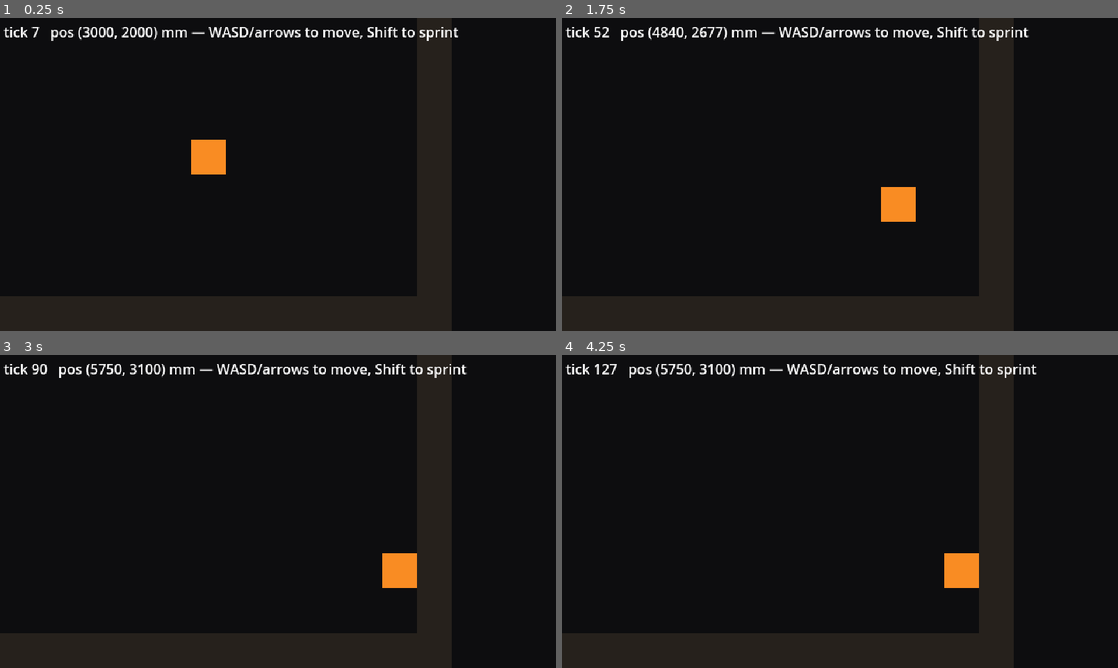
Above: before the commit, frames 1-4 (two rows, left to right).
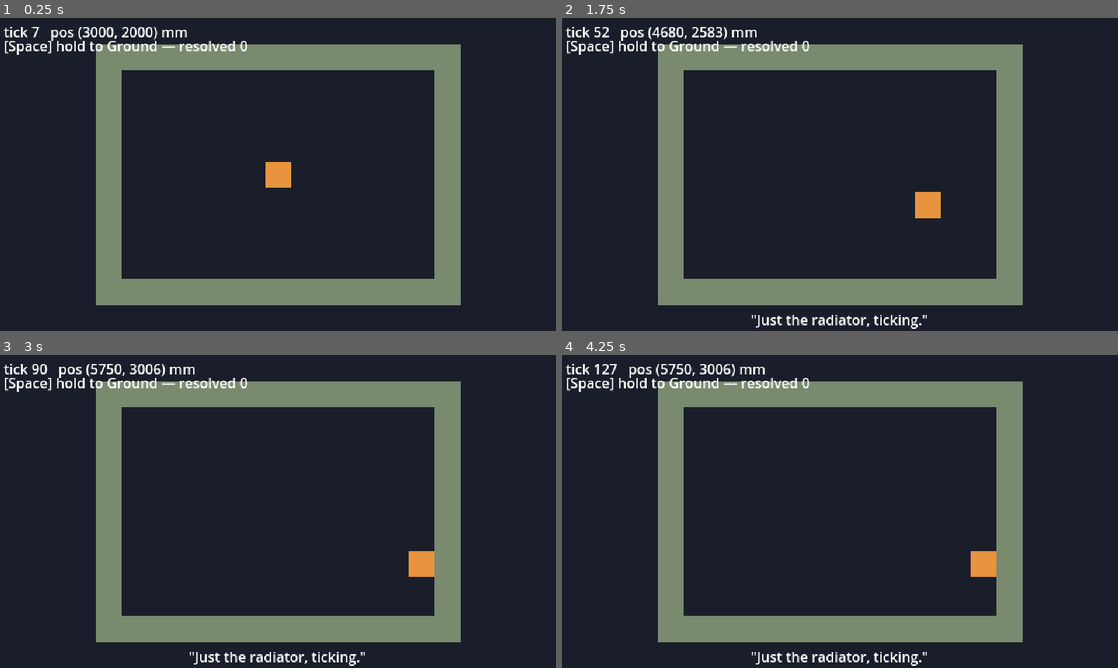
Above: after the commit, the same moments.

Repository: DanielDmas/Afterimage
Game: Godot game, scene res://scenes/main.tscn
The game is run twice, just before and just after one commit, with the same random seed, the same clock (stepped at 60 frames per second) and the same inputs.
Inputs:
- Up to frame 1 (0.25 s): no input
- Up to frame 2 (1.75 s): hold Right (move_right) 0.53-1.28 s; hold Shift (sprint) 0.53-1.28 s; tap Space (ground, bound only after the commit) at 0.8, 1.35 s; hold Down (move_down) from 1.28 s (still down); tap Shift (sprint) at 1.55 s
- Up to frame 3 (3 s): release Down (move_down) at 2.03 s; hold Right (move_right) 2.03-2.78 s; hold Shift (sprint) 2.03-2.78 s; tap Space (ground, bound only after the commit) at 2.3, 2.85 s; hold Up (move_up) from 2.78 s (still down)
- Up to frame 4 (4.25 s): tap Shift (sprint) at 3.05 s; release Up (move_up) at 3.53 s; hold Left (move_left) from 3.53 s (still down); hold Shift (sprint) from 3.53 s (still down); tap Space (ground, bound only after the commit) at 3.8 s

The runs differ from the first frame. In frame 1, 90% of the frame differs, in the area x 0-100%, y 0-100%; in frame 2, 90%; in frame 3, 91%; in frame 4, 91%.

Commit message:
The thesis demo: percept seam flip, Ground verb, scripted drift + reveal
Executes the post-arc review's P1/P2/P3 plan:

P1: CI now lints scenes/; export-web.yml triggers on main too; added a
real placeholder icon (Pillow-generated, palette-anchor colors only).

P2: scenes/main.gd now renders via TruthSim.capture_percept_snapshot()
-> PerceptRenderer.render(), never raw truth directly - the percept
seam is structurally correct before any distortion needed to exist to
prove it.

P3: a new DriftEncounter class (src/integration/, pure logic, 7 new
unit tests) drives one scripted SubtitleDrift - PrologueStub's own Cold
Open beat, reused rather than reinvented - triggered by proximity, that
self-corrects on Ground or discloses anyway after a timeout (Charter
rule 5: no secret permanent gaslighting). The Ground verb is wired end
to end (project.godot never declared the action at all; added +
bound at runtime like Stage 1's movement keys). Every InputFrame is now
recorded into a real ReplayLog, which backs a genuine ReplayTheater
re-simulation of the whole session for the reveal panel - the first
time that mechanism has run against a long freely-played session rather
than a short fixed one. Also fixes a real bug: Stage 1's wall color was
mislabeled "carbon paper" in its own comment - recomputed all scene
colors from ThemePalette's actual hex anchors.

543 tests total. Deliberately deferred (per the review's own P4/P5
ordering): AI actor, OpFactory/content-pipeline auditor, dialogue
runtime, corpus re-point, settings persistence, touch/gamepad input.

Diff:
--- a/project.godot
+++ b/project.godot
@@ -30,7 +30,7 @@
 run/main_scene="res://scenes/main.tscn"
 config/features=PackedStringArray("4.3", "GL Compatibility")
 boot_splash/show_image=false
-config/icon=""
+config/icon="res://icon.png"
 
 [display]
 
--- a/scenes/main.gd
+++ b/scenes/main.gd
@@ -1,29 +1,25 @@
-## The first genuinely playable slice: a real graybox room driven by the
-## actual TruthSim (src/sim/, Pass 3-7) with live rendering wired directly
-## to its tick-perfect simulation — nothing here is a stand-in. Movement +
-## collision is the safest, most heavily-tested slice to expose first
-## (CollisionGrid/SweptCollision/TruthSim already carry 150+ passing unit
-## tests); combat, AI, the Mind Model, and distortions are deliberately
-## not wired into this first playable scene — the same "prove the one
-## thing that matters, don't overreach" discipline this codebase has used
-## pass over pass. The room layout mirrors tests/fixtures/graybox_room.gd
-## (Pass 7's own graybox room) rather than importing it directly — a
-## runtime scene depending on the test tree would be backwards, so the
-## handful of lines are duplicated here instead.
+## The first playable slice, developed in two stages. Stage 1 (see
+## docs/dev_log.md's "First playable scene" entry) proved a real graybox
+## room driven by the actual TruthSim would run in a browser at all.
+## Stage 2 (this revision, "the thesis demo" — docs/review_and_forward_plan.md
+## P2/P3) closes the gaps that review found: the percept/truth seam is
+## respected (rendering reads TruthSim.capture_percept_snapshot() through
+## PerceptRenderer, never raw truth, so distortions have somewhere to
+## attach), the Ground verb is wired end to end, one real scripted
+## SubtitleDrift (DriftEncounter, src/integration/) fires on proximity and
+## self-corrects on Ground, every InputFrame is recorded into a real
+## ReplayLog, the EventBus is actually passed to TruthSim and subscribed
+## to, and the disclosure at the end is backed by a genuine ReplayTheater
+## re-simulation of the whole recorded session — not a cosmetic mockup.
 ##
-## This is the project's first Node-derived script and first .tscn scene.
-## Every prior pass avoided the scene tree entirely (Pass 19's dev_log
-## entry: no local Godot editor exists in this authoring sandbox to
-## visually verify one against). That constraint hasn't changed — this
-## still can't be visually verified here — but every Godot API used below
-## was checked against the real Godot 4.3 class docs (docs.godotengine.org,
-## reachable from this sandbox even though the engine binary and export
-## templates are not) before being used, the same "verify externally
-## before porting/using" discipline this project has applied to arithmetic
-## since Pass 1. What can't be verified locally gets verified for real via
-## the exported web build instead — the same "fix forward from a real
-## environment this sandbox lacks" pattern every truly-untestable piece of
-## this codebase has followed, just substituting "a browser" for "CI."
+## Every Godot API here was checked against the real 4.3 class docs before
+## use (docs.godotengine.org, reachable from this sandbox even though the
+## engine binary/export templates are not) — see the dev_log entry for the
+## specific facts verified this way (renderer requirement, self-contained
+## export template path, etc.) and Stage 2's own entry for this revision's
+## additions (String.join()'s real PackedStringArray-only signature —
+## Pass 19 avoided it for lack of verification, not because it's wrong;
+## Control/ColorRect/InputMap.add_action() APIs).
 extends Node2D
 
 const CELL_SIZE_MM: int = 500
@@ -32,61 +28,110 @@
 const PLAYER_RADIUS_MM: int = 250
 const PLAYER_START: Vector2i = Vector2i(3000, 2000)
 
-const PX_PER_MM: float = 0.08  # a 6000x4000mm room -> 480x320px, fits the 640x360 viewport
+## World mm -> screen px. Chosen so the room's full rendered extent,
+## including its perimeter walls (7000x5000mm), fits inside the 640x360
+## logical viewport (project.godot's window/stretch/mode="viewport") with
+## visible margin for HUD text: 7000*0.06=420px, 5000*0.06=300px.
+const PX_PER_MM: float = 0.06
 const TICK_SECONDS: float = 1.0 / 30.0
 const _BASE_TEXTURE_SIZE_PX: int = 8
 
-const _WALL_COLOR: Color = Color(0.15, 0.13, 0.11)  # art_direction §5: carbon paper
-const _PLAYER_COLOR: Color = Color(0.98, 0.55, 0.14)  # art_direction §5: sodium orange
-const _BG_COLOR: Color = Color(0.05, 0.05, 0.06)
+## Centers the room's rendered extent in the 640x360 viewport (see
+## PX_PER_MM's own comment for the arithmetic this satisfies).
+const WORLD_OFFSET_PX: Vector2 = Vector2(140, 60)
+
+const VIEWPORT_SIZE_PX: Vector2 = Vector2(640, 360)
+
+## These four are ThemePalette's own art_direction.md §5 anchors, hand-
+## converted from their hex source to float RGB rather than called via
+## ThemePalette.color() — GDScript const initializers can't call static
+## methods (see acute_stress_state.gd's own note on this, "consts can't
+## call statics"), and this file's own established pattern is to hardcode
+## the already-const-safe Color(r,g,b) form rather than risk an unverified
+## const-folding edge case for a cosmetic value. Recomputed directly from
+## ThemePalette's hex strings (verified against them, not eyeballed).
+const _WALL_COLOR: Color = Color(0.478, 0.545, 0.435)  # municipal_green (§5)
+const _PLAYER_COLOR: Color = Color(0.91, 0.58, 0.251)  # sodium_orange (§5)
+const _BG_COLOR: Color = Color(0.102, 0.118, 0.165)  # night_base (§5)
+const _PANEL_BG_COLOR: Color = Color(0.102, 0.118, 0.165, 0.92)  # night_base (§5), translucent
+const _PANEL_TEXT_COLOR: Color = Color(0.867, 0.91, 0.863)  # fluorescent_white (§5)
 
 var _sim: TruthSim
+var _event_bus: EventBus
+var _replay: ReplayLog
+var _drift := DriftEncounter.new()
+
 var _tick_accumulator: float = 0.0
+var _ground_completions: int = 0
+
 var _player_sprite: Sprite2D
 var _tick_label: Label
+var _subtitle_label: Label
+var _ground_label: Label
+var _reveal_panel: Control
 
 
 func _ready() -> void:
 	RenderingServer.set_default_clear_color(_BG_COLOR)
-	_bind_movement_keys()
-	_sim = TruthSim.new(CELL_SIZE_MM, PLAYER_START, PLAYER_RADIUS_MM)
-	_build_room_walls()
+	_bind_input_keys()
+
+	_event_bus = EventBus.new()
+	_event_bus.subscribe("GroundCompleted", _on_ground_completed)
+	_sim = _make_sim(_event_bus)
+	_replay = ReplayLog.new(0, "afterimage-web-demo")
+
 	_build_visuals()
 
 
-## The InputMap actions this project declares (project.godot's [input]
-## section, Pass 6) were deliberately left with empty key bindings — that
-## pass's own dev_log explains why: hand-authoring an InputEventKey
-## resource literal in project.godot's text format risked a wrong keycode
-## with no editor to catch it. Binding keys here in code sidesteps that
-## risk entirely: GDScript's named KEY_* constants (verified against the
-## real @GlobalScope docs above) resolve at compile time, so there is no
-## numeric literal to get wrong.
-func _bind_movement_keys() -> void:
-	_bind_key("move_up", [KEY_UP, KEY_W])
-	_bind_key("move_down", [KEY_DOWN, KEY_S])
-	_bind_key("move_left", [KEY_LEFT, KEY_A])
-	_bind_key("move_right", [KEY_RIGHT, KEY_D])
-	_bind_key("sprint", [KEY_SHIFT])
-
-
-static func _bind_key(action: String, keycodes: Array) -> void:
+## The InputMap actions Pass 6 declared (move_*, sprint, ...) were
+## deliberately left with empty key bindings — that pass's own dev_log
+## explains why: hand-authoring an InputEventKey resource literal in
+## project.godot's text format risked a wrong keycode with no editor to
+## catch it. Binding keys here in code sidesteps that risk entirely:
+## GDScript's named KEY_* constants resolve at compile time, so there is
+## no numeric literal to get wrong. "ground" has no project.godot entry at
+## all yet (Pass 10 built the verb before Pass 6's InputMap existed for
+## it) — added here too, the same way, rather than leaving it as a raw
+## physical-key check with no remappable action behind it.
+func _bind_input_keys() -> void:
+	_bind_action_key("move_up", [KEY_UP, KEY_W])
+	_bind_action_key("move_down", [KEY_DOWN, KEY_S])
+	_bind_action_key("move_left", [KEY_LEFT, KEY_A])
+	_bind_action_key("move_right", [KEY_RIGHT, KEY_D])
+	_bind_action_key("sprint", [KEY_SHIFT])
+	_bind_action_key("ground", [KEY_SPACE])
+
+
+static func _bind_action_key(action: String, keycodes: Array) -> void:
+	if not InputMap.has_action(action):
+		InputMap.add_action(action)
 	for keycode: int in keycodes:
 		var event := InputEventKey.new()
 		event.physical_keycode = keycode
 		InputMap.action_add_event(action, event)
 
 
+## Shared by both the live session and the Afterimage reveal's
+## re-simulation (build_theater()'s scenario_factory) — the exact same
+## room every time, so re-simulating from a recorded ReplayLog reproduces
+## the live session tick-for-tick, per tech_guidelines.md §3.1's
+## determinism contract.
+static func _make_sim(event_bus: EventBus = null) -> TruthSim:
+	var sim := TruthSim.new(CELL_SIZE_MM, PLAYER_START, PLAYER_RADIUS_MM, event_bus)
+	_wall_perimeter(sim.grid)
+	return sim
+
+
 ## A perimeter-walled room, matching tests/fixtures/graybox_room.gd's
 ## layout exactly (interior world coords roughly
 ## [0, ROOM_WIDTH_CELLS*CELL_SIZE_MM) x [0, ROOM_HEIGHT_CELLS*CELL_SIZE_MM)).
-func _build_room_walls() -> void:
+static func _wall_perimeter(grid: CollisionGrid) -> void:
 	for x: int in range(-1, ROOM_WIDTH_CELLS + 1):
-		_sim.grid.set_cell_blocked(Vector2i(x, -1), true)
-		_sim.grid.set_cell_blocked(Vector2i(x, ROOM_HEIGHT_CELLS), true)
+		grid.set_cell_blocked(Vector2i(x, -1), true)
+		grid.set_cell_blocked(Vector2i(x, ROOM_HEIGHT_CELLS), true)
 	for y: int in range(-1, ROOM_HEIGHT_CELLS + 1):
-		_sim.grid.set_cell_blocked(Vector2i(-1, y), true)
-		_sim.grid.set_cell_blocked(Vector2i(ROOM_WIDTH_CELLS, y), true)
+		grid.set_cell_blocked(Vector2i(-1, y), true)
+		grid.set_cell_blocked(Vector2i(ROOM_WIDTH_CELLS, y), true)
 
 
 static func _solid_texture(color: Color) -> ImageTexture:
@@ -97,15 +142,15 @@
 	return ImageTexture.create_from_image(image)
 
 
-## Every wall cell and the player are Sprite2D nodes scaled from one
-## shared 8x8 solid-color base texture per color (never per-node), the
-## same "programmer-art placeholder, real content deferred" approach
-## art_direction.md's own document set has assumed throughout this
-## engineering arc — Sprite2D (a CanvasItem, like this scene's own
-## Node2D root) is used rather than a Control-based ColorRect specifically
-## to avoid mixing Control's anchor-based layout system into a Node2D
-## world-space tree, keeping every position/scale calculation in one
-## consistent coordinate model.
+## Every wall cell and the player are Sprite2D nodes (world-space,
+## CanvasItem, same coordinate model as this scene's own Node2D root)
+## scaled from one shared 8x8 solid-color base texture per color, never
+## per-node — programmer-art placeholders, real content deferred, the
+## same discipline art_direction.md's document set has assumed throughout
+## this engineering arc. HUD text/panels below use Control nodes (Label,
+## ColorRect) instead, since screen-space UI is exactly what Control is
+## for — the two node families are used for what each is actually good
+## at, not mixed within either role.
 func _build_visuals() -> void:
 	var wall_texture: ImageTexture = _solid_texture(_WALL_COLOR)
 	for cell: Vector2i in _sim.grid.blocked_cells():
@@ -113,19 +158,31 @@
 		var wall := Sprite2D.new()
 		wall.texture = wall_texture
 		wall.position = _mm_to_px((aabb["min"] + aabb["max"]) / 2)
-		var size_px: Vector2 = _mm_to_px(aabb["max"] - aabb["min"])
+		var size_px: Vector2 = _mm_to_px_extent(aabb["max"] - aabb["min"])
 		wall.scale = size_px / _BASE_TEXTURE_SIZE_PX
 		add_child(wall)
 
 	_player_sprite = Sprite2D.new()
 	_player_sprite.texture = _solid_texture(_PLAYER_COLOR)
-	var player_size_px: Vector2 = _mm_to_px(Vector2i(PLAYER_RADIUS_MM * 2, PLAYER_RADIUS_MM * 2))
+	var player_size_px: Vector2 = _mm_to_px_extent(
+		Vector2i(PLAYER_RADIUS_MM * 2, PLAYER_RADIUS_MM * 2)
+	)
 	_player_sprite.scale = player_size_px / _BASE_TEXTURE_SIZE_PX
 	add_child(_player_sprite)
 
 	_tick_label = Label.new()
 	_tick_label.position = Vector2(4, 4)
 	add_child(_tick_label)
+
+	_ground_label = Label.new()
+	_ground_label.position = Vector2(4, 20)
+	add_child(_ground_label)
+
+	_subtitle_label = Label.new()
+	_subtitle_label.position = Vector2(0, 335)
+	_subtitle_label.size = Vector2(VIEWPORT_SIZE_PX.x, 24)
+	_subtitle_label.horizontal_alignment = HORIZONTAL_ALIGNMENT_CENTER
+	add_child(_subtitle_label)
 
 	_update_visuals()
 
@@ -135,7 +192,13 @@
 ## engine's actual frame rate, so movement replays identically at 30fps or
 ## 300fps. Input is sampled fresh for every elapsed tick this frame (never
 ## once per rendered frame), matching the determinism contract exactly.
+## Stops ticking once the drift encounter is revealed — this is a bounded
+## demo, not an open-ended session, and freezing on the reveal keeps its
+## disclosure panel the clear final beat rather than something the player
+## wanders away from mid-read.
 func _physics_process(delta: float) -> void:
+	if _drift.is_revealed():
+		return
 	_tick_accumulator += delta
 	while _tick_accumulator >= TICK_SECONDS:
 		_tick_accumulator -= TICK_SECONDS
@@ -155,25 +218,130 @@
 		)
 	)
 	var sprinting: bool = Input.is_action_pressed("sprint")
+	var grounding: bool = Input.is_action_pressed("ground")
 	var mode: MovementProfile.Mode = (
 		MovementProfile.Mode.SPRINT if sprinting else MovementProfile.Mode.WALK
 	)
 	var delta_mm: Vector2i = MovementProfile.resolve_delta(dir, mode)
 	var frame := InputFrame.new(
-		_sim.clock.current_tick + 1,
-		{"move_x": delta_mm.x, "move_y": delta_mm.y, "sprinting": sprinting}
-	)
+		_replay.frame_count() + 1,
+		{"move_x": delta_mm.x, "move_y": delta_mm.y, "sprinting": sprinting, "ground": grounding}
+	)
+	_replay.record(frame)
 	_sim.step(frame)
 
+	var snapshot: Dictionary = _sim.capture_percept_snapshot()
+	_drift.maybe_trigger(_sim.player_position(), _sim.clock.current_tick)
+	_drift.advance(_sim.clock.current_tick, bool(snapshot.get("ground_just_completed", false)))
+	if _drift.is_revealed():
+		_show_reveal_panel()
+
+
+func _on_ground_completed(_event: Dictionary) -> void:
+	_ground_completions += 1
+
 
 func _update_visuals() -> void:
+	var truth_snapshot: Dictionary = _sim.capture_percept_snapshot()
+	var active_ops: Array = []
+	if _drift.is_active():
+		truth_snapshot["subtitle"] = _drift.subtitle_truth_fact()
+		active_ops = [_drift.op]
+	var percept: Dictionary = PerceptRenderer.render(truth_snapshot, active_ops)
+
 	var pos_mm: Vector2i = _sim.player_position()
 	_player_sprite.position = _mm_to_px(pos_mm)
-	_tick_label.text = (
-		"tick %d   pos (%d, %d) mm — WASD/arrows to move, Shift to sprint"
-		% [_sim.clock.current_tick, pos_mm.x, pos_mm.y]
-	)
+	_tick_label.text = "tick %d   pos (%d, %d) mm" % [_sim.clock.current_tick, pos_mm.x, pos_mm.y]
+	_ground_label.text = (
+		"[Space] hold to Ground — resolved %d" % _ground_completions
+		if not _sim.is_grounding()
+		else "GROUNDING..."
+	)
+
+	if percept.has("subtitle"):
+		_subtitle_label.text = '"%s"' % percept["subtitle"]["rendered_text"]
+	else:
+		_subtitle_label.text = ""
+
+
+## The disclosure: builds a real ReplayTheater re-simulation of the whole
+## recorded session (proving the tick-perfect reconstruction mechanism
+## against a genuinely long, freely-played session for the first time —
+## every prior use was a short fixed scenario) and shows what was
+## actually true against what the subtitle rendered, Charter rule 5
+## ("everything is disclosable") made concrete.
+func _show_reveal_panel() -> void:
+	if _reveal_panel != null:
+		return
+
+	var span := OpTimelineSpan.new(
+		_drift.op.op_class,
+		_drift.op.tier,
+		"acute_stress",
+		_drift.start_tick,
+		_drift.start_tick + DriftEncounter.DISPLAY_DURATION_TICKS
+	)
+	var spans: Array[OpTimelineSpan] = [span]
+	var theater := ReplayTheater.new(_scenario_factory(), _replay, spans)
+	var reconstructed: Dictionary = theater.truth_view_at(_drift.start_tick)
+	var reconstructed_player: Dictionary = _find_actor(reconstructed["actors"], _sim.player_id)
+
+	_reveal_panel = Control.new()
+	_reveal_panel.position = Vector2.ZERO
+	_reveal_panel.size = VIEWPORT_SIZE_PX
+	add_child(_reveal_panel)
+
+	var backdrop := ColorRect.new()
+	backdrop.position = Vector2.ZERO
+	backdrop.size = VIEWPORT_SIZE_PX
+	backdrop.color = _PANEL_BG_COLOR
+	_reveal_panel.add_child(backdrop)
+
+	var lines: PackedStringArray = PackedStringArray(
+		[
+			"THE AFTERIMAGE",
+			"",
+			'You heard: "%s"' % DriftEncounter.DRIFTED_TEXT,
+			'Truth:     "%s"' % DriftEncounter.TRUE_TEXT,
+			"",
+			(
+				"Grounded in the moment: %s"
+				% ("yes" if _drift.was_grounded else "no — disclosed anyway")
+			),
+			(
+				"Reconstructed from the replay: tick %d, you were at (%d, %d)"
+				% [
+					_drift.start_tick,
+					reconstructed_player["position"].x,
+					reconstructed_player["position"].y
+				]
+			),
+		]
+	)
+	var text_label := Label.new()
+	text_label.position = Vector2(24, 100)
+	text_label.size = Vector2(VIEWPORT_SIZE_PX.x - 48, 160)
+	text_label.horizontal_alignment = HORIZONTAL_ALIGNMENT_CENTER
+	text_label.add_theme_color_override("font_color", _PANEL_TEXT_COLOR)
+	text_label.text = "\n".join(lines)
+	_reveal_panel.add_child(text_label)
+
+
+static func _find_actor(actors: Array, id: int) -> Dictionary:
+	for actor: Dictionary in actors:
+		if actor["id"] == id:
+			return actor
+	return {}
+
+
+static func _scenario_factory() -> Callable:
+	return func() -> TruthSim: return _make_sim()
 
 
 static func _mm_to_px(v: Vector2i) -> Vector2:
+	return Vector2(v.x, v.y) * PX_PER_MM + WORLD_OFFSET_PX
+
+
+## For sizes/extents (no world-position offset should apply).
+static func _mm_to_px_extent(v: Vector2i) -> Vector2:
 	return Vector2(v.x, v.y) * PX_PER_MM
--- /dev/null
+++ b/src/integration/drift_encounter.gd
@@ -0,0 +1,84 @@
+## A single scripted SubtitleDrift moment, wired into a live, freely-walked
+## scene rather than PrologueStub's fixed scripted sequence (Pass 20) — the
+## "thesis demo" the post-arc review called for: Ground verb + one real
+## distortion + a disclosure, playable by a stranger in under two minutes.
+## Kept as pure logic (no Node/scene-tree dependency) so it gets real unit
+## test coverage from the existing harness, exactly like every other
+## engineering-arc class — `scenes/main.gd` only asks it "what should be
+## true right now" and renders the answer.
+##
+## State machine: WAITING (player hasn't reached the trigger point) ->
+## ACTIVE (the drifted subtitle is live) -> REVEALED (either the player
+## grounded it, or its display window simply ran out). Charter rule 5
+## ("everything is disclosable... no secret permanent gaslighting") means
+## REVEALED is reached either way — grounding just gets there sooner and
+## self-corrects the subtitle in the moment, per §4.6's actual point of the
+## verb, rather than being the only path to disclosure at all.
+class_name DriftEncounter
+extends RefCounted
+
+enum State { WAITING, ACTIVE, REVEALED }
+
+## §2.6/PrologueStub's own Cold Open beat, reused deliberately rather than
+## invented fresh — the same real, already-content-reviewed narrative case,
+## now experienced live instead of as a fixed cutscene.
+const TRUE_TEXT: String = "Footsteps. Someone was there."
+const DRIFTED_TEXT: String = "Just the radiator, ticking."
+const DRAMATIC_INTENT: String = "doubt"
+
+const TRIGGER_POINT_MM: Vector2i = Vector2i(5000, 3000)
+const TRIGGER_RADIUS_MM: int = 800
+const DISPLAY_DURATION_TICKS: int = 150  # 5s at the fixed 30Hz tick rate
+
+var state: State = State.WAITING
+var op: SubtitleDrift
+var start_tick: int = -1
+var was_grounded: bool = false
+
+
+## Call once per tick with the player's current position. A no-op once
+## triggered (or already revealed) — the encounter fires exactly once.
+func maybe_trigger(player_position_mm: Vector2i, current_tick: int) -> void:
+	if state != State.WAITING:
+		return
+	var d: Vector2i = player_position_mm - TRIGGER_POINT_MM
+	var dist_sq: int = d.x * d.x + d.y * d.y
+	if dist_sq > TRIGGER_RADIUS_MM * TRIGGER_RADIUS_MM:
+		return
+	state = State.ACTIVE
+	start_tick = current_tick
+	op = SubtitleDrift.new(DRIFTED_TEXT, DRAMATIC_INTENT)
+
+
+## Call once per tick while active with this tick's Ground-completion
+## signal (TruthSim.capture_percept_snapshot()'s own "ground_just_completed").
+## A no-op outside the ACTIVE state.
+func advance(current_tick: int, ground_just_completed: bool) -> void:
+	if state != State.ACTIVE:
+		return
+	if ground_just_completed:
+		was_grounded = true
+		state = State.REVEALED
+		return
+	if current_tick - start_tick >= DISPLAY_DURATION_TICKS:
+		state = State.REVEALED
+
+
+func is_waiting() -> bool:
+	return state == State.WAITING
+
+
+func is_active() -> bool:
+	return state == State.ACTIVE
+
+
+func is_revealed() -> bool:
+	return state == State.REVEALED
+
+
+## The synthetic "subtitle" truth fact SubtitleDrift.apply()/
+## resolve_grounded() operate on (§4.2's op contract) — dialogue has no
+## real truth-layer representation yet (SubtitleDrift's own class doc),
+## so this is hand-built the same way PrologueStub's is.
+func subtitle_truth_fact() -> Dictionary:
+	return {"speaker_id": "unknown", "true_text": TRUE_TEXT}
--- /dev/null
+++ b/tests/unit/test_drift_encounter.gd
@@ -0,0 +1,82 @@
+extends AfterimageTestCase
+
+const OUTSIDE_POSITION: Vector2i = Vector2i(0, 0)
+const INSIDE_POSITION: Vector2i = DriftEncounter.TRIGGER_POINT_MM
+
+
+func test_starts_waiting_and_ignores_a_position_outside_the_trigger_radius() -> void:
+	var encounter := DriftEncounter.new()
+	assert_true(encounter.is_waiting())
+
+	encounter.maybe_trigger(OUTSIDE_POSITION, 1)
+	assert_true(encounter.is_waiting())
+	assert_null(encounter.op)
+
+
+func test_triggers_exactly_on_entering_the_radius_and_never_retriggers() -> void:
+	var encounter := DriftEncounter.new()
+	encounter.maybe_trigger(INSIDE_POSITION, 42)
+	assert_true(encounter.is_active())
+	assert_eq(encounter.start_tick, 42)
+	assert_eq(encounter.op.op_class, "SubtitleDrift")
+
+	# A second call, even from a different position, must not re-arm.
+	encounter.maybe_trigger(OUTSIDE_POSITION, 43)
+	assert_true(encounter.is_active())
+	assert_eq(encounter.start_tick, 42)
+
+
+func test_advance_is_a_no_op_before_triggering() -> void:
+	var encounter := DriftEncounter.new()
+	encounter.advance(100, true)
+	assert_true(encounter.is_waiting())
+
+
+func test_ground_completion_reveals_immediately_and_marks_grounded() -> void:
+	var encounter := DriftEncounter.new()
+	encounter.maybe_trigger(INSIDE_POSITION, 0)
+	encounter.advance(10, false)
+	assert_true(encounter.is_active())
+
+	encounter.advance(11, true)
+	assert_true(encounter.is_revealed())
+	assert_true(encounter.was_grounded)
+
+
+func test_display_window_reveals_without_grounding_after_it_elapses() -> void:
+	var encounter := DriftEncounter.new()
+	encounter.maybe_trigger(INSIDE_POSITION, 0)
+
+	encounter.advance(DriftEncounter.DISPLAY_DURATION_TICKS - 1, false)
+	assert_true(encounter.is_active())
+
+	encounter.advance(DriftEncounter.DISPLAY_DURATION_TICKS, false)
+	assert_true(encounter.is_revealed())
+	assert_false(encounter.was_grounded)
+
+
+func test_subtitle_truth_fact_carries_the_true_text() -> void:
+	var encounter := DriftEncounter.new()
+	var fact: Dictionary = encounter.subtitle_truth_fact()
+	assert_eq(fact["true_text"], DriftEncounter.TRUE_TEXT)
+
+
+## The full pipeline: a drifted subtitle actually renders drifted, and
+## resolves to true once grounded — proving DriftEncounter composes
+## correctly with the real SubtitleDrift/PerceptRenderer classes, not just
+## its own state machine in isolation.
+func test_percept_render_reflects_drift_then_ground_resolution() -> void:
+	var encounter := DriftEncounter.new()
+	encounter.maybe_trigger(INSIDE_POSITION, 0)
+
+	var truth_snapshot: Dictionary = {"tick": 5, "ground_just_completed": false}
+	truth_snapshot["subtitle"] = encounter.subtitle_truth_fact()
+	var percept: Dictionary = PerceptRenderer.render(truth_snapshot, [encounter.op])
+	assert_eq(percept["subtitle"]["rendered_text"], DriftEncounter.DRIFTED_TEXT)
+	assert_false(percept["subtitle"]["grounded"])
+
+	var grounded_snapshot: Dictionary = truth_snapshot.duplicate(true)
+	grounded_snapshot["ground_just_completed"] = true
+	var grounded_percept: Dictionary = PerceptRenderer.render(grounded_snapshot, [encounter.op])
+	assert_eq(grounded_percept["subtitle"]["rendered_text"], DriftEncounter.TRUE_TEXT)
+	assert_true(grounded_percept["subtitle"]["grounded"])
Binary file added: icon.png
Not shown, changed: .github/workflows/ci.yml
Not shown, changed: .github/workflows/export-web.yml
Not shown, changed: docs/dev_log.md
Not shown, changed: docs/review_and_forward_plan.md
